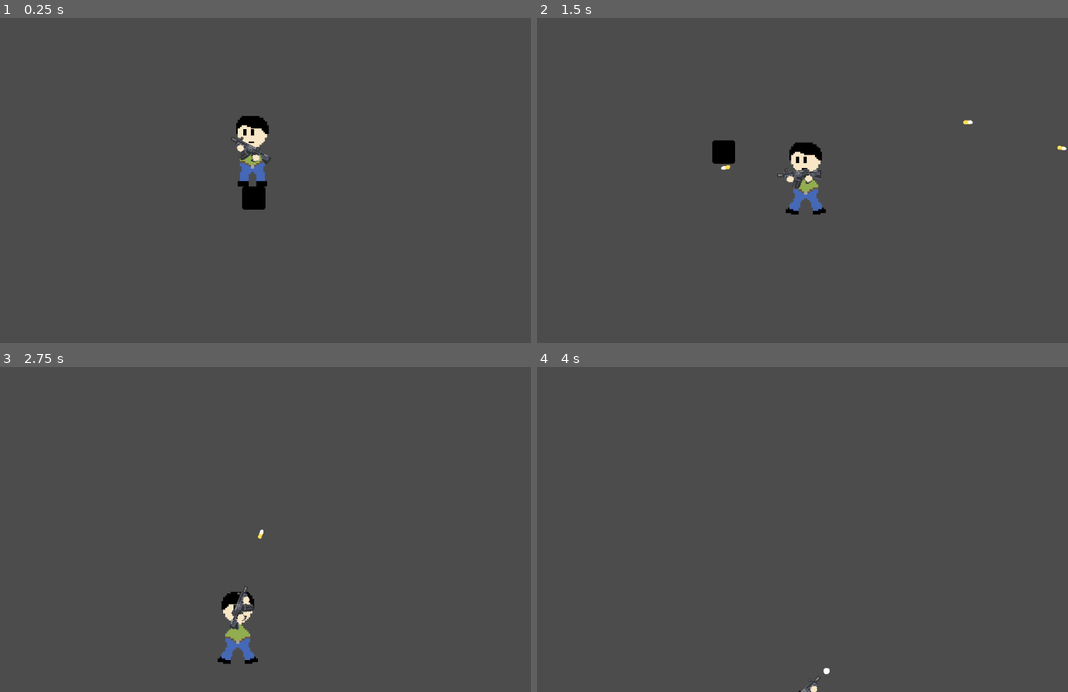
Above: before the commit, frames 1-4 (two rows, left to right).
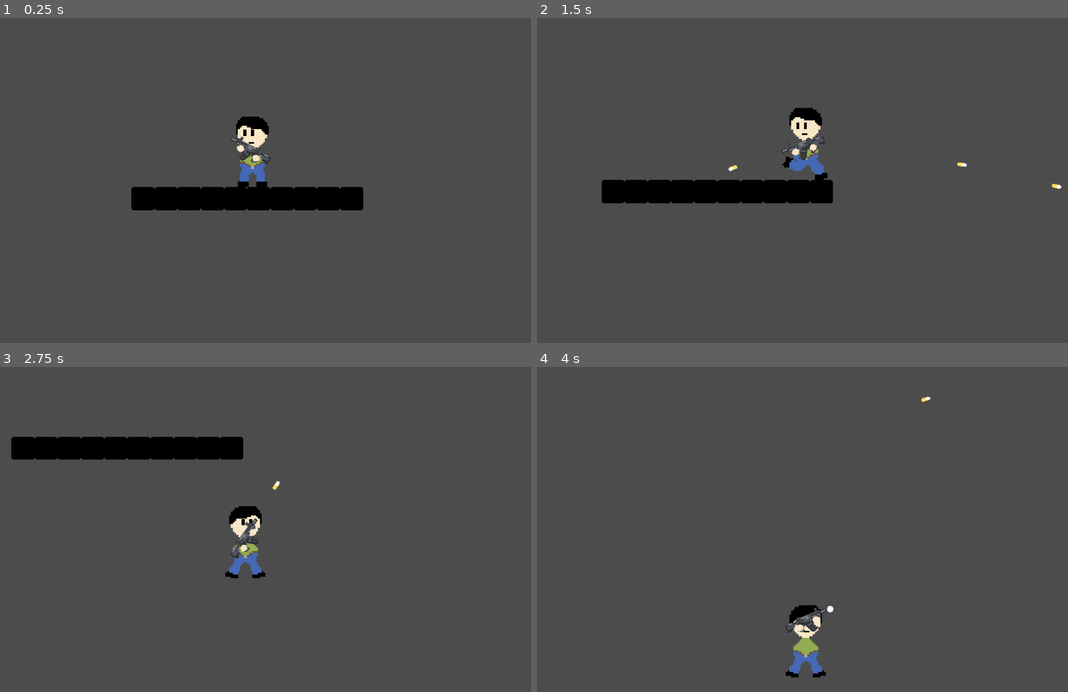
Above: after the commit, the same moments.

Repository: megarubber/green
Game: Godot game, scene res://levels/TestLevel.tscn
The game is run twice, just before and just after one commit, with the same random seed, the same clock (stepped at 60 frames per second) and the same inputs. The engine's default icon, where the game draws it, is replaced by a stand-in: a white triangle on a blue panel in a dark square.
Inputs (mouse positions are in pixels of both pictures, inside the frame that each line leads up to):
- Up to frame 1 (0.25 s): no input
- Up to frame 2 (1.5 s): move the mouse to (914, 164) at 0.52 s; press the mouse at (914, 164) at 0.53 s; hold Right (ui_right) from 0.53 s (still down); tap Up (ui_up) at 0.77 s; move the mouse to (680, 196) at 1.27 s; release the mouse at (680, 196) at 1.28 s; click (680, 196) at 1.35 s
- Up to frame 3 (2.75 s): tap Up (ui_up) at 1.52 s; move the mouse to (307, 458) at 2.02 s; release Right (ui_right) at 2.03 s; press the mouse at (307, 458) at 2.03 s; hold Left (ui_left) from 2.03 s (still down)
- Up to frame 4 (4 s): move the mouse to (760, 594) at 2.77 s; release Left (ui_left) at 2.78 s; release the mouse at (760, 594) at 2.78 s; hold Right (ui_right) from 2.78 s (still down); click (760, 594) at 2.85 s; tap Up (ui_up) at 3.02, 3.77 s; move the mouse to (956, 578) at 3.52 s; press the mouse at (956, 578) at 3.53 s

The runs differ from the first frame. In frame 1, 3.0% of the frame differs, in the area x 24-69%, y 30-60%; in frame 2, 4.9%; in frame 3, 5.0%, in the area x 2-53%, y 21-92%; in frame 4, 1.0%.

Commit message:
style: better gun recoil

Diff:
--- a/guns/Bullet.gd
+++ b/guns/Bullet.gd
@@ -24,4 +24,3 @@
 
 func _on_Bullet_body_entered(_body):
 	queue_free()
-	print("entrou")
--- a/guns/Gun.gd
+++ b/guns/Gun.gd
@@ -3,10 +3,11 @@
 # Constants
 const MUZZLE_POS_FLIP_TRUE = 4.625
 const MUZZLE_POS_FLIP_FALSE = -4.8
+const RECOIL = 20
 
 # Variables
 var can_fire = true
-var recoil = 30
+var velocity = Vector2(0, 0)
 var mouse_pos = Vector2(0, 0)
 
 # Scene Referecing
@@ -20,10 +21,15 @@
 	set_as_toplevel(true)
 
 func shotting() -> void: # Shotting with gun
-	#global_position.x = lerp(global_position.x + recoil, get_parent().global_position.x, 0.5)
 	var bullet_instance = bullet.instance()
 	bullet_instance.rotation = rotation
 	bullet_instance.global_position = muzzle.global_position
+
+	# Recoil
+	var dir = Vector2(1, 0).rotated(global_rotation)
+	var kickdirection = RECOIL * (dir * -1)
+	velocity = velocity + kickdirection
+
 	get_parent().add_child(bullet_instance)
 	get_parent().screen_shake.shake(0.2, 2)
 	can_fire = false
@@ -31,6 +37,8 @@
 	can_fire = true
 
 func _physics_process(_delta):
+	position += velocity
+	velocity = velocity *0.7
 	global_position.x = lerp(global_position.x, get_parent().global_position.x, 0.4)
 	global_position.y = lerp(global_position.y, get_parent().global_position.y - 90, 0.4)
 
@@ -41,11 +49,9 @@
 	if get_parent().get_local_mouse_position().x < 0:
 		flip_v = true
 		muzzle.position.y = MUZZLE_POS_FLIP_TRUE
-		recoil = 30
 	else:
 		flip_v = false
 		muzzle.position.y = MUZZLE_POS_FLIP_FALSE
-		recoil = -30
 
 	# Press the left button mouse to shoot
 	if Input.is_action_pressed("ui_fire") && can_fire:
--- a/levels/TestLevel.tscn
+++ b/levels/TestLevel.tscn
@@ -10,4 +10,31 @@
 position = Vector2( -48, -32 )
 
 [node name="GenericWall" parent="." instance=ExtResource( 2 )]
-position = Vector2( -46, 30 )
+position = Vector2( -32, 32 )
+
+[node name="GenericWall2" parent="." instance=ExtResource( 2 )]
+position = Vector2( 32, 32 )
+
+[node name="GenericWall3" parent="." instance=ExtResource( 2 )]
+position = Vector2( -96, 32 )
+
+[node name="GenericWall4" parent="." instance=ExtResource( 2 )]
+position = Vector2( -160, 32 )
+
+[node name="GenericWall5" parent="." instance=ExtResource( 2 )]
+position = Vector2( -224, 32 )
+
+[node name="GenericWall6" parent="." instance=ExtResource( 2 )]
+position = Vector2( 96, 32 )
+
+[node name="GenericWall7" parent="." instance=ExtResource( 2 )]
+position = Vector2( 160, 32 )
+
+[node name="GenericWall8" parent="." instance=ExtResource( 2 )]
+position = Vector2( -288, 32 )
+
+[node name="GenericWall9" parent="." instance=ExtResource( 2 )]
+position = Vector2( -352, 32 )
+
+[node name="GenericWall10" parent="." instance=ExtResource( 2 )]
+position = Vector2( 224, 32 )
--- a/player/Player.tscn
+++ b/player/Player.tscn
@@ -287,7 +287,7 @@
 script = ExtResource( 19 )
 
 [node name="Muzzle" type="Position2D" parent="GunSprite"]
-position = Vector2( 29.2, -4.8 )
+position = Vector2( 23.6, -4.8 )
 
 [node name="Drop" type="Position2D" parent="GunSprite"]
 position = Vector2( -8.8, -2.8 )
